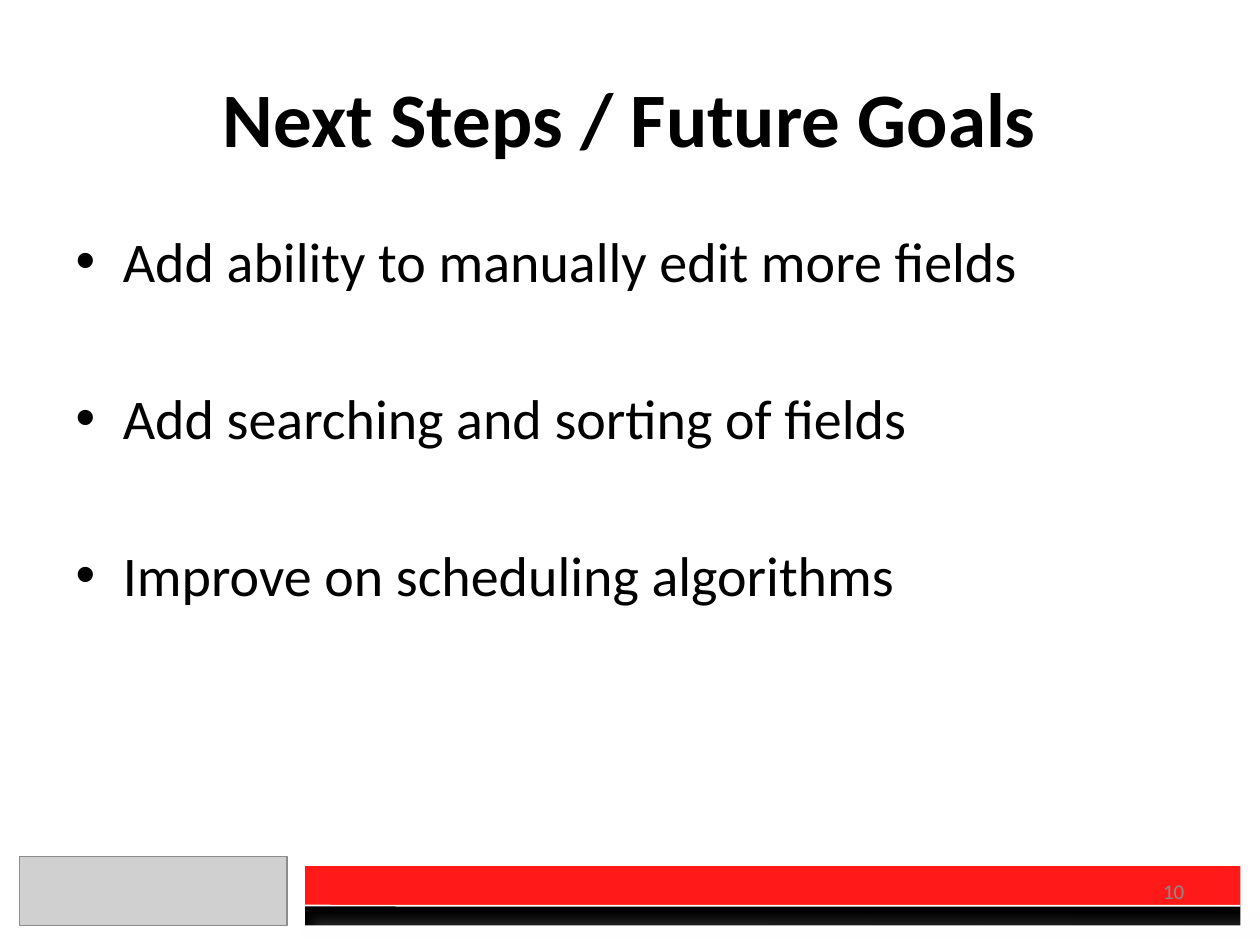
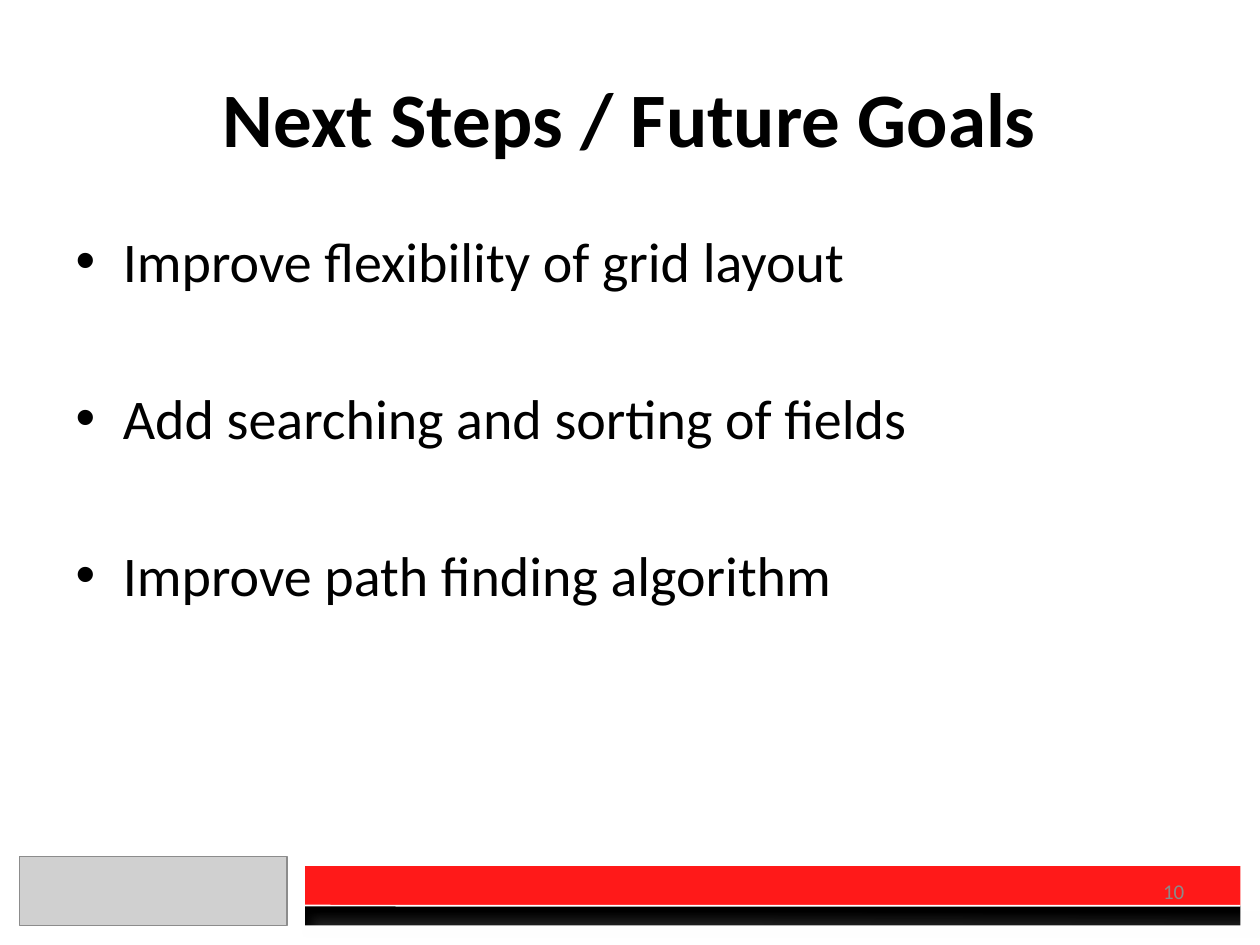
Before and after one commit to DanielSauve/OEC2017, a slide deck: slide 10 of Presentation.pptx. Drawn at 1260x945 pixels with LibreOffice and Linux fonts; fonts in the diff are those of the drawing; grey boxes stand for pictures. Boxes give left, top, right and bottom in pixels: in the first picture for what was removed or moved away, otherwise in the second. Text is boxed around its words. In the diff, an @@ line names an element or a change of style, - is before the commit and + after.

Commit message:
small updates to presentation and refactored pathFinder class

```diff
--- a/Presentation.pptx
+++ b/Presentation.pptx
@@ text at [123,243,844,292]: text changed @@
-• Add ability to manually edit more fields
+• Improve flexibility of grid layout
@@ text at [123,557,831,606]: text changed @@
-• Improve on scheduling algorithms
+• Improve path finding algorithm
```
Also in this commit, not shown: 1 other slide changed, 1 other file.
